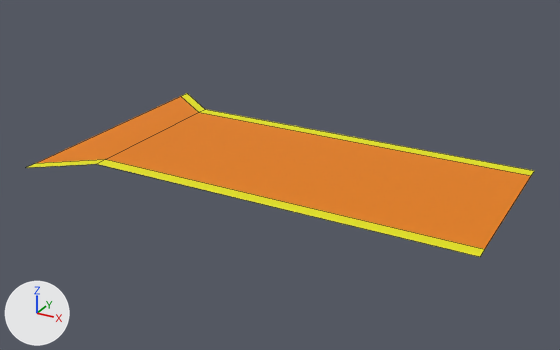
Before and after pictures for a commit that changed the FBX model Meshes exported/road/Mesh_road_reducing_smaller.fbx.
The view is the same before and after, from a camera (50 mm lens) standing at (12.29, -23.01, 10.92) and looking at (-0.19, -0.32, -0.43). Arrows for +X, +Y and +Z are at lower left; the lights stay in place. Mesh edges are drawn as thin lines. Objects named as collision shapes, trigger or cutter boxes, shadow casters or lower levels of detail are left out.

In view in the first picture: 'Mesh_road_reducing_smaller'.
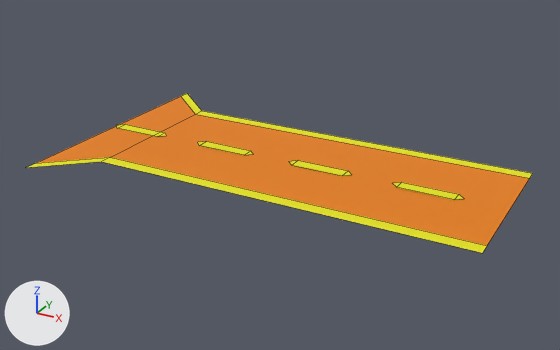
Diff of the bpy script that builds the scene:
```diff
--- a/Meshes exported/road/Mesh_road_reducing_smaller.fbx.py
+++ b/Meshes exported/road/Mesh_road_reducing_smaller.fbx.py
@@ me_plane_015 @@
 # used by ob_mesh_road_reducing_smaller; location = (-8.0, 0.0, 0.0)
-me_plane_015.from_pydata(...)  # 12 vertices, 6 faces; spans x 0.0..16.0, y -5.0..5.0, z 0.0
+me_plane_015.from_pydata(...)  # 36 vertices, 18 faces; spans x 0.0..16.0, y -5.0..5.0, z 0.0
+# me_plane_015 part 1
+# 8 vertices move from x 2.0..16.0, y -3.5..3.5, z 0.0 to x 2.0..16.0, y -3.2..3.2, z 0.0
+# 16 vertices are added at x 0.0..14.5, y -0.2..0.2, z 0.0
+# 8 new vertices lie (2.0, 0.0, 0.0) away from vertices in x 0.2..12.2, y -0.2..0.2, z 0.0
+# 12 new faces join them, mat_road_outer (yellow #e7e400)
 me_plane_015.materials.append(mat_road_inner)
```

Changed parts and their boxes [x1, y1, x2, y2] in the pictures (560 x 350 px):
'Mesh_road_reducing_smaller', reshaped
    before: [26, 93, 534, 257]
    after: [26, 93, 533, 253]
